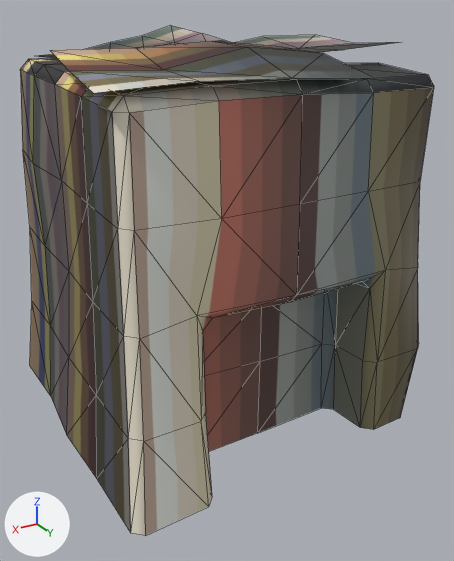
An edit to the glTF model dans_modeling_agency/assets/MSH_Building_Hole_003.glb, drawn before and after from the same camera.
The view is the same before and after, from a camera (50 mm lens) standing at (4.84, 8.64, 6.4) and looking at (-0.25, 0.16, 2.16). The lights are fixed; the arrows at lower left show +X, +Y and +Z. Mesh edges are drawn as thin lines. Vertices at the same position are counted once.

Script lines for the objects in view, before the commit:
```python
mat_material = principled_material('Material')
mat_material.texture = img_tx_palette
me_grid_021 = bpy.data.meshes.new('Grid.021')
me_grid_021.from_pydata(...)  # 197 vertices, 324 faces; spans x -2.87..2.72, y -3.56..2.77, z 0.0..6.12
me_grid_021.materials.append(mat_material)  # picture img_tx_palette
ob_base_004 = bpy.data.objects.new('Base.004', me_grid_021)
ob_base_004.location = (0.0, 0.0, 0.0)
```
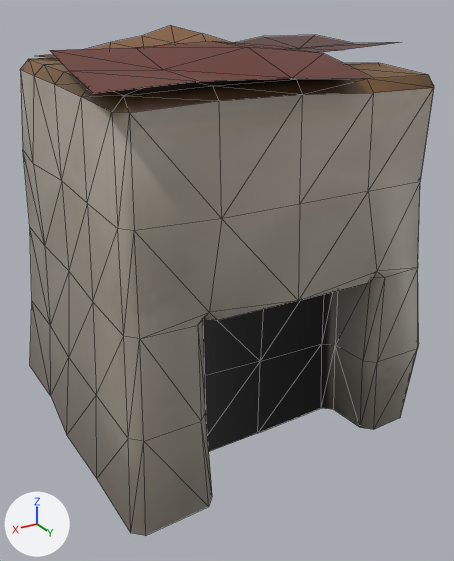
What differs and where, as boxes (x1, y1, x2, y2) in the pictures (454 x 561 px; the box of a moved part takes in the faces that stretch with it):
'Base.004', surface changed, reshaped: (20, 25, 434, 536) in both
part 1 of me_grid_021, moved or reshaped: (134, 181, 420, 421) in both
part 2 of me_grid_021, surface changed: (20, 25, 434, 536) in both

The change, as a list of edits to the scene's bpy script:
```text
Add img_tx_buildings:
    img_tx_buildings = load_image('TX_Buildings', '_unpacked/TX_Buildings', 1024, 1024, 'sRGB')
Change mat_material:
    mat_material.texture: img_tx_palette -> img_tx_buildings
Change me_grid_021:
    used by ob_base_004; location = (0.0, 0.0, 0.0)
    remove me_grid_021.from_pydata(...)  # 197 vertices, 324 faces; spans x -2.87..2.72, y -3.56..2.77, z 0.0..6.12
    add me_grid_021.from_pydata(...)  # 195 vertices, 312 faces; spans x -2.87..2.72, y -3.56..2.77, z 0.0..6.12
    me_grid_021 part 1
    16 vertices are removed from x -1.53..1.56, y 1.5..2.53, z 2.48..2.92
    46 faces are deleted
    14 vertices are added at x -1.52..1.55, y 1.51..2.54, z 2.79..2.94
    34 new faces join them
    me_grid_021 part 2: 278 kept faces spanning x -2.87..2.72, y -3.56..2.77, z 0.0..6.12 get new texture (UV) coordinates
```
